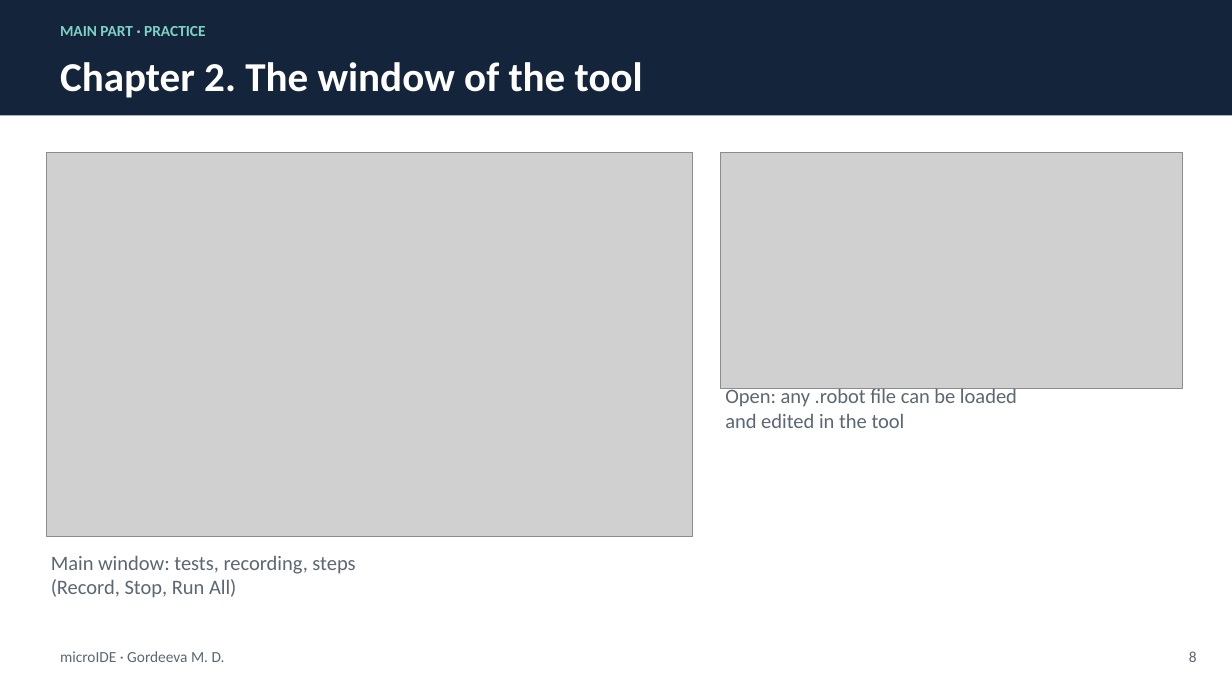
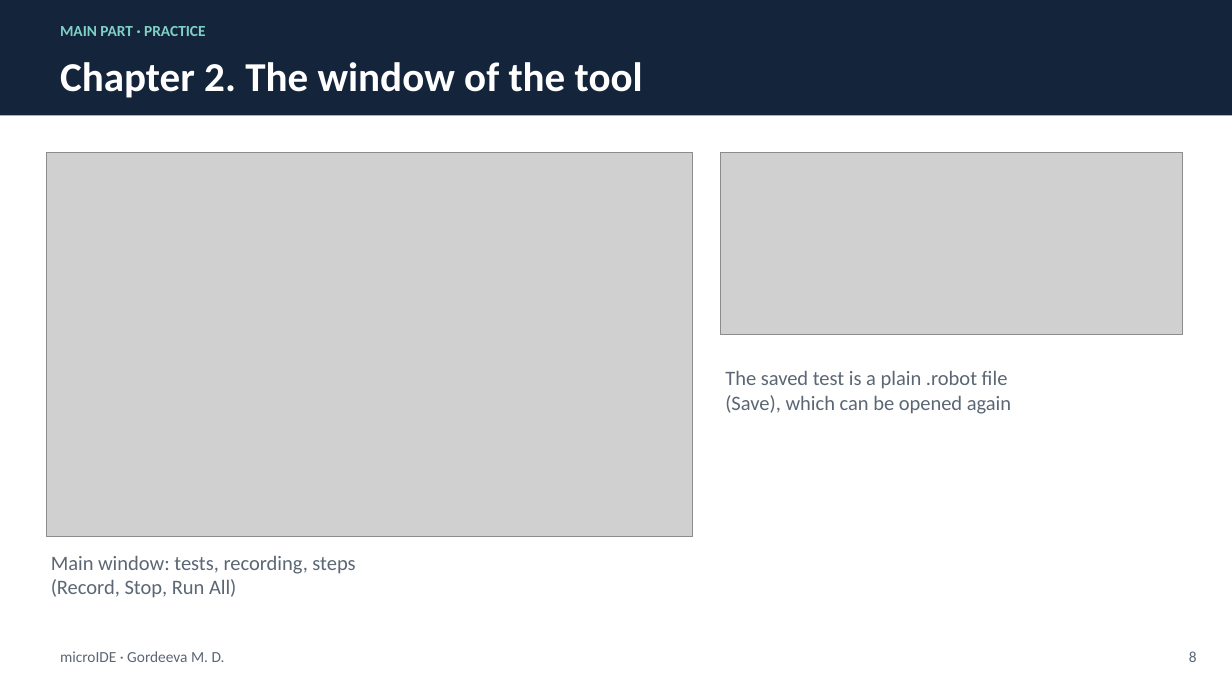
Before and after one commit to gordi27/microide, a slide deck: slide 8 of presentation/microIDE_presentation.pptx. Drawn at 1232x693 pixels with LibreOffice and Linux fonts; fonts in the diff are those of the drawing; grey boxes stand for pictures. Boxes give left, top, right and bottom in pixels: in the first picture for what was removed or moved away, otherwise in the second. Text is boxed around its words. In the diff, an @@ line names an element or a change of style, - is before the commit and + after.

```diff
--- a/presentation/microIDE_presentation.pptx
+++ b/presentation/microIDE_presentation.pptx
@@ picture: place and size @@
-picture at bbox=[721, 152, 1183, 389]
+picture at bbox=[721, 152, 1183, 335]
@@ text at bbox=[725, 370, 1011, 414]: text changed @@
-Open: any .robot file can be loaded
-and edited in the tool
+The saved test is a plain .robot file
+(Save), which can be opened again
```
Also in this commit, not shown: 2 other files.
